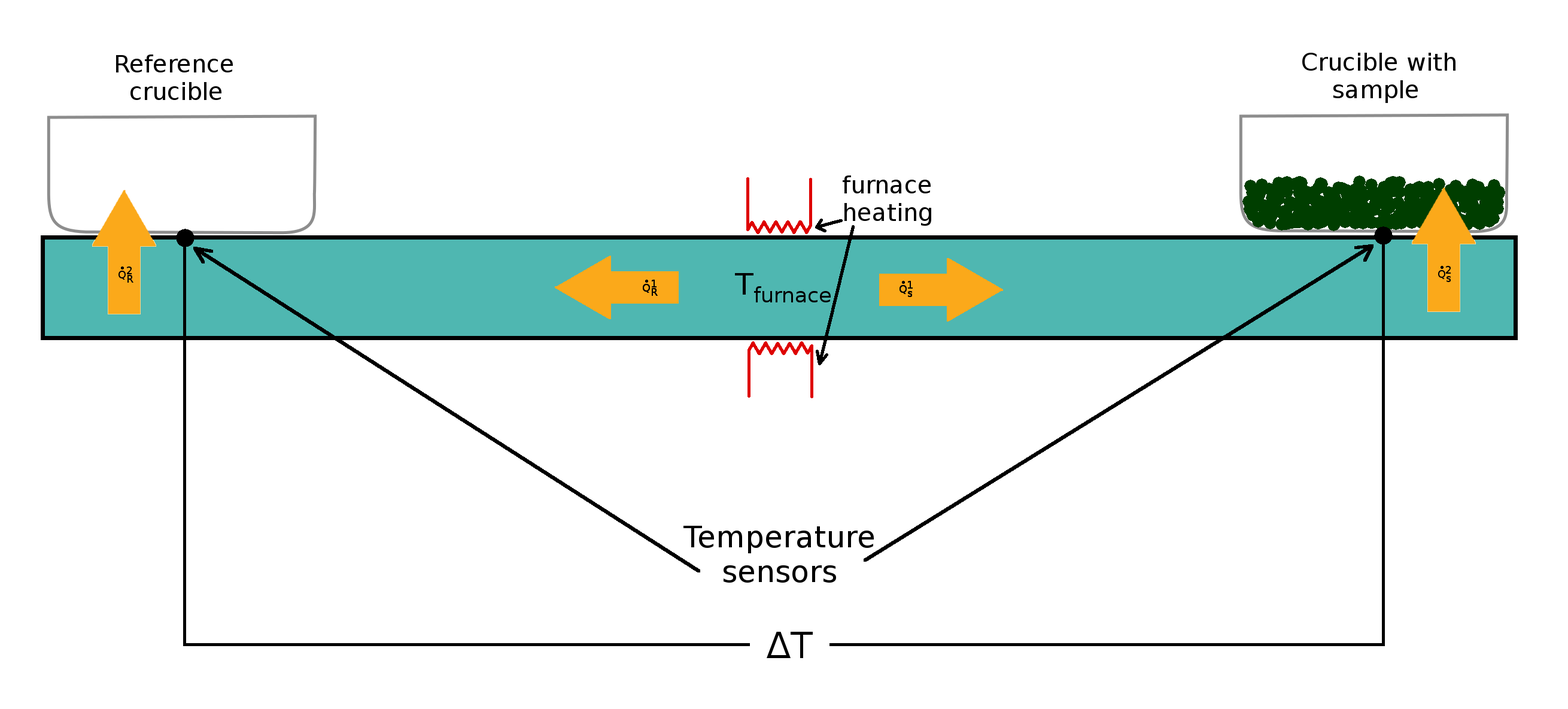
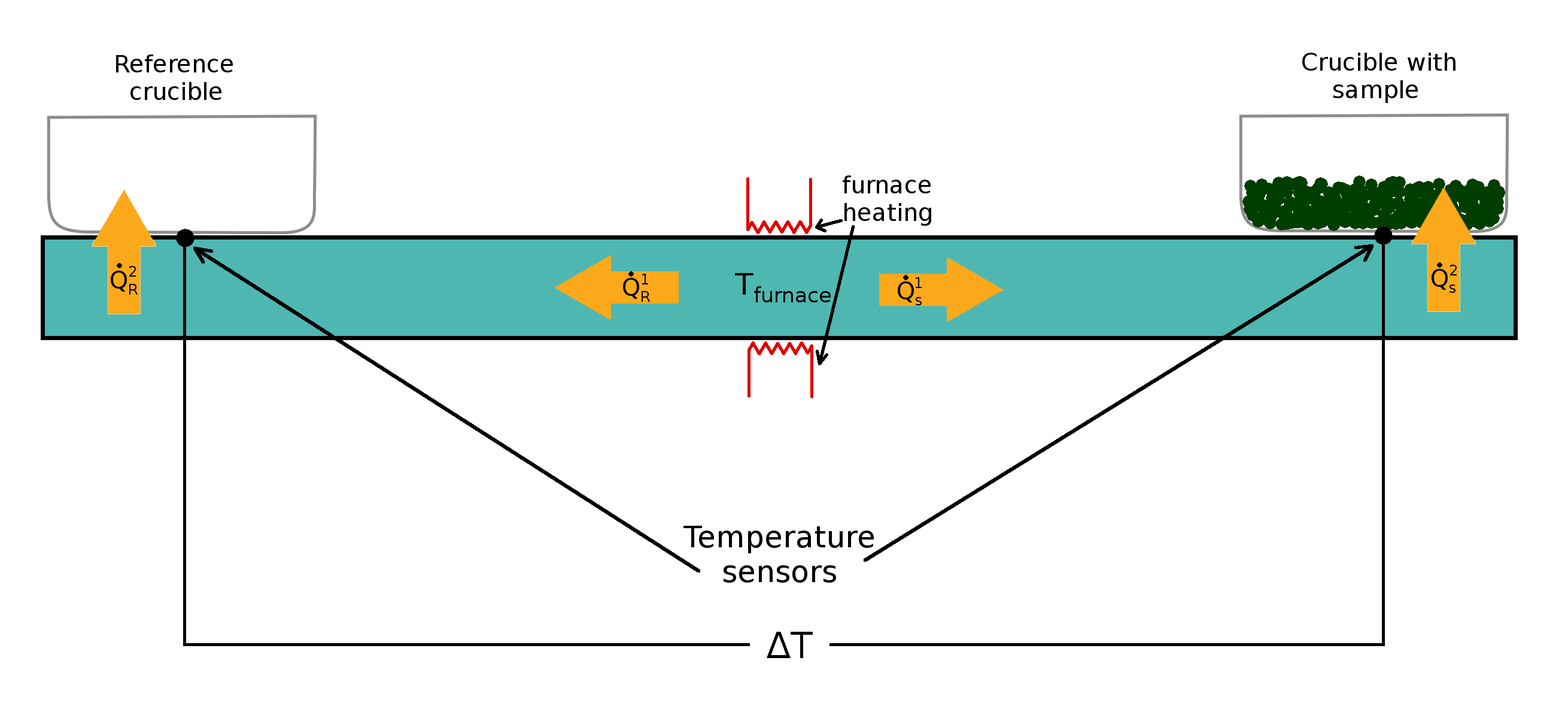
The second 1568px x 709px image is a revision of the first. Changes to its layers:
painted on "Qs2" over left=1431, top=262, right=1458, bottom=293
painted on "QR2" over left=110, top=262, right=138, bottom=295
renamed "QR1 #1" to (unnamed layer), painted on it over left=582, top=277, right=658, bottom=296
painted on "QR1" over left=623, top=271, right=658, bottom=302
removed layer "Qs1 #1" over left=899, top=280, right=913, bottom=297
painted on "Qs1" over left=897, top=274, right=922, bottom=306
